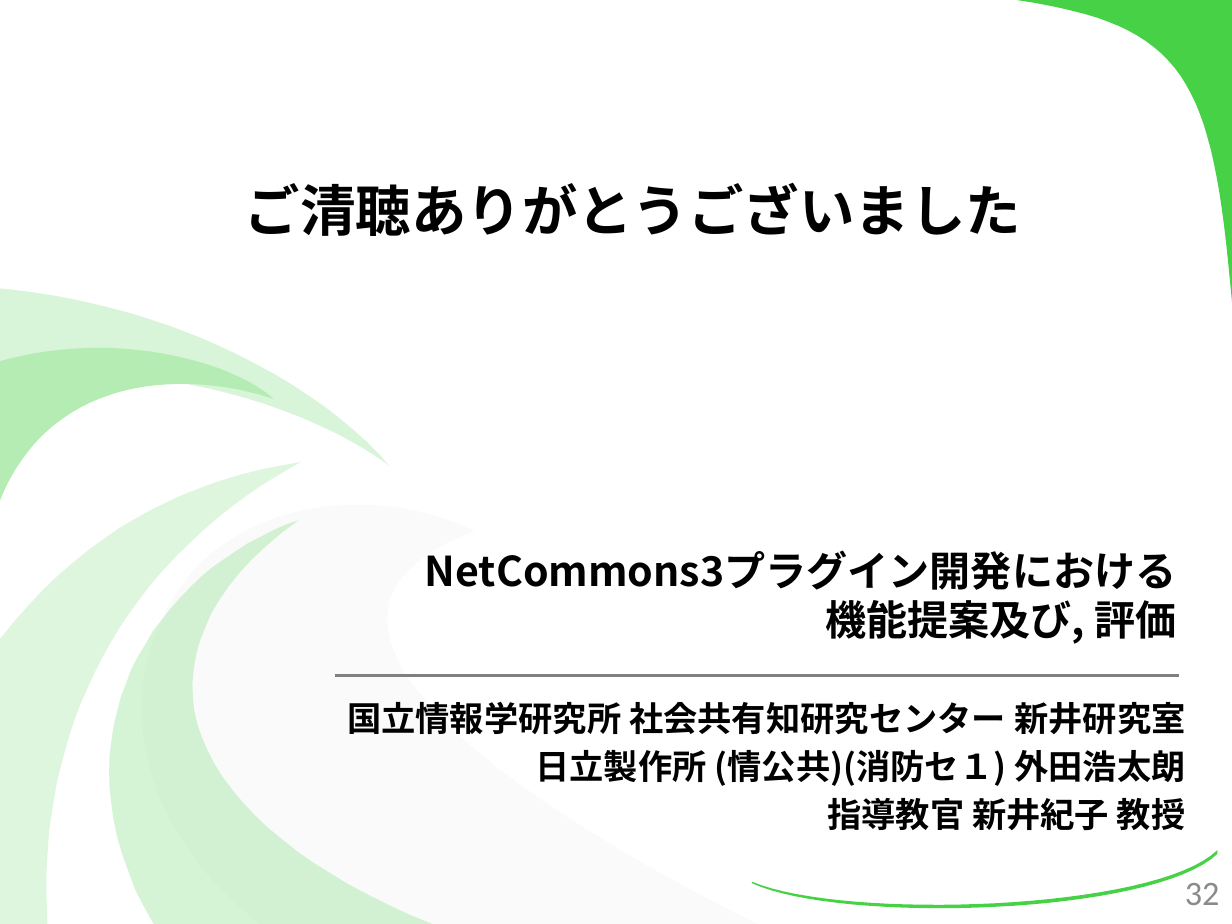
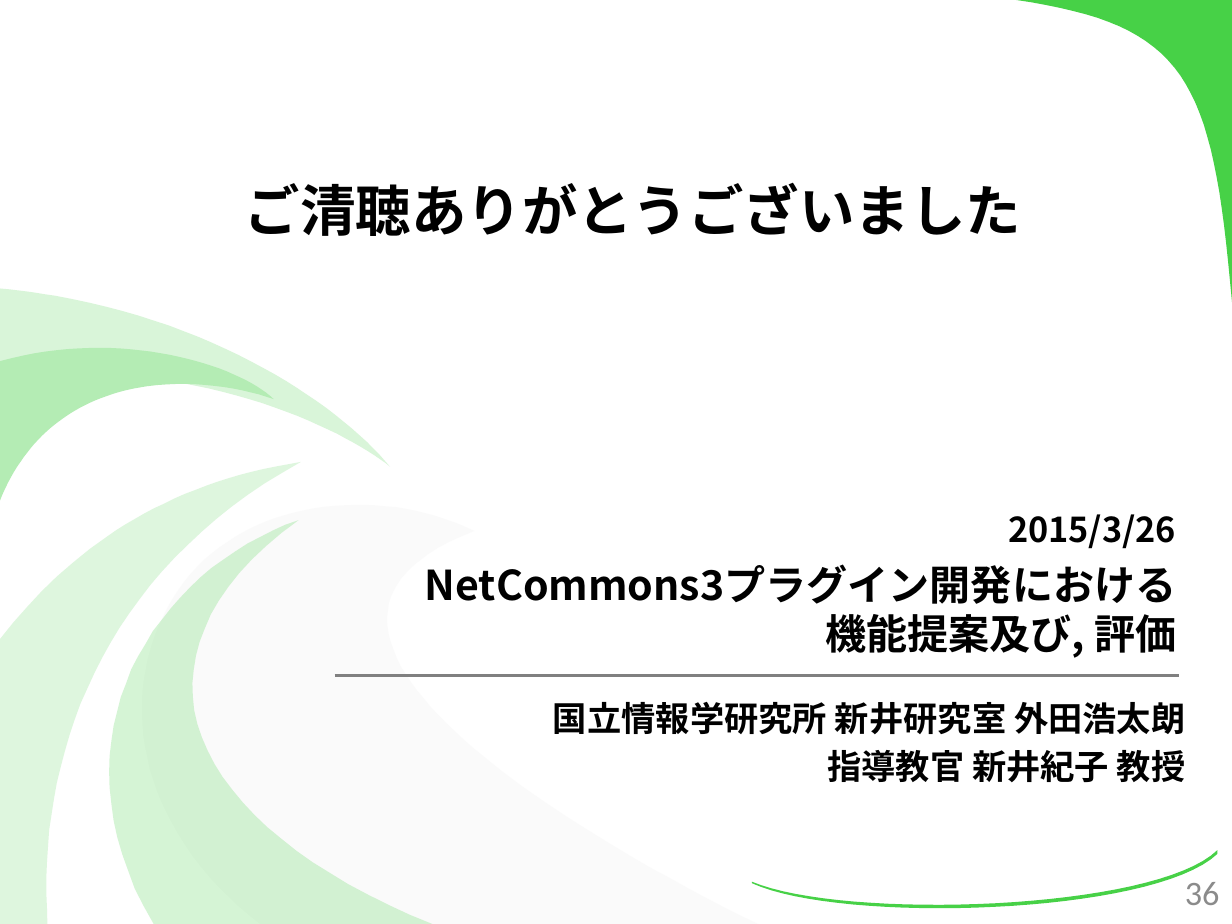
Before and after one commit to kotaro0717/Report-Management, a slide deck: slide 36 of 2.最終報告/3.発表資料/報告資料(最終).pptx (slide 32 before the commit). Drawn at 1232x924 pixels with LibreOffice and Linux fonts; fonts in the diff are those of the drawing. Boxes give left, top, right and bottom in pixels: in the first picture for what was removed or moved away, otherwise in the second. Text is boxed around its words. In the diff, an @@ line names an element or a change of style, - is before the commit and + after.

```diff
--- a/2.最終報告/3.発表資料/報告資料(最終).pptx
+++ b/2.最終報告/3.発表資料/報告資料(最終).pptx
@@ text "2015/3/26": place and size @@
-text "2015/3/26" at (425,550,1177,644)
+text "2015/3/26" at (425,514,1177,658)
@@ text at (1008,514,1176,549): paragraph added @@
+2015/3/26
@@ text at (553,702,1185,734): text changed @@
-国立情報学研究所 社会共有知研究センター 新井研究室
-日立製作所 (情公共)(消防セ１) 外田浩太朗
+国立情報学研究所 新井研究室 外田浩太朗
@@ page number at (1185,882,1220,905): text changed @@
-32
+36
```
Also in this commit, not shown: 31 other slides changed, 15 slides added, 11 slides removed, 6 other files.
